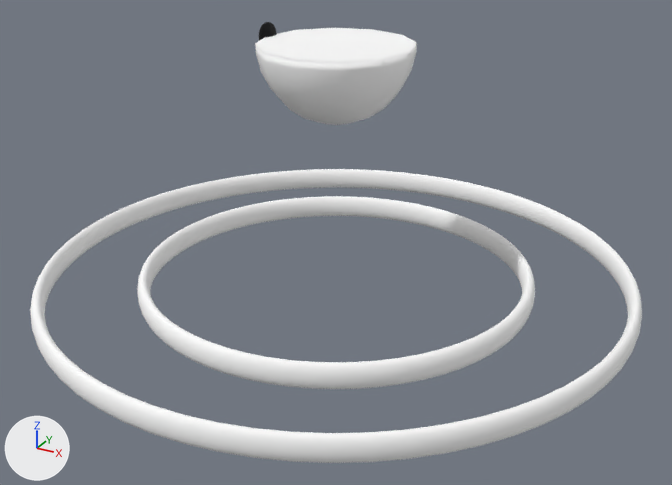
The glTF model assets/trenchbroom/models/BossSurveillance.glb, before and after one commit.
Camera for both pictures: a 50 mm lens placed at (33.2, -60.5, 14.2), pointed at (1.1, -2.1, -15.0). Arrows for +X, +Y and +Z are at lower left; the lights stay in place. The older version comes first. Where no turn or scale is listed for an object, it has been applied to the vertices.

Objects in the first picture: 'DebugMesh1', 'DebugMesh2', 'MeshInstance3D' and 1 more.
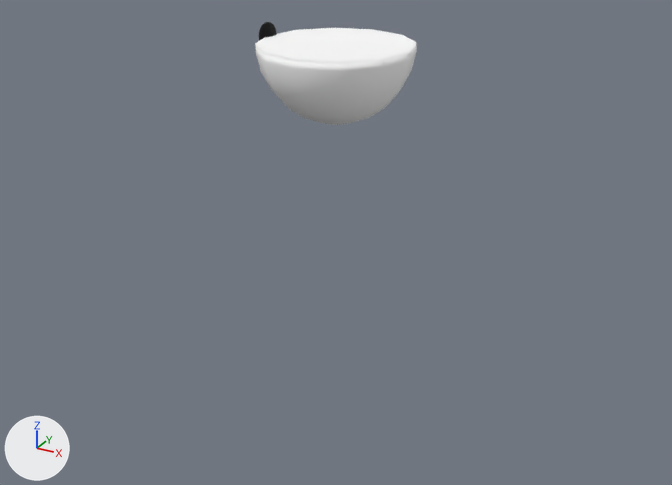
Pixel boxes [x1, y1, x2, y2] of what changed, in the pictures (672 x 485 px):
'DebugMesh1', deleted: before [30, 169, 642, 463]
'DebugMesh2', deleted: before [137, 196, 535, 389]

The change, as a diff of the scene's bpy script:
```diff
--- a/assets/trenchbroom/models/BossSurveillance.glb.py
+++ b/assets/trenchbroom/models/BossSurveillance.glb.py
@@ ob_debugmesh1 @@
-ob_debugmesh1 = bpy.data.objects.new('DebugMesh1', me_mesh_5)
-ob_debugmesh1.location = (0.0, 0.0, -19.0)
@@ ob_debugmesh2 @@
-ob_debugmesh2 = bpy.data.objects.new('DebugMesh2', me_mesh_6)
-ob_debugmesh2.location = (0.0, 0.0, -19.0)
```
